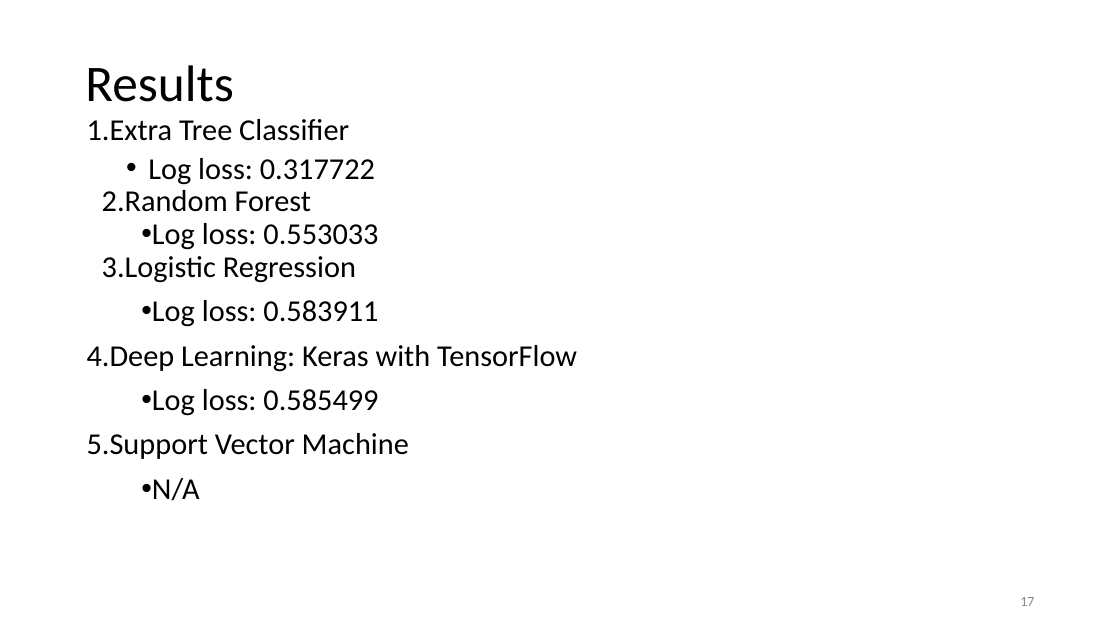
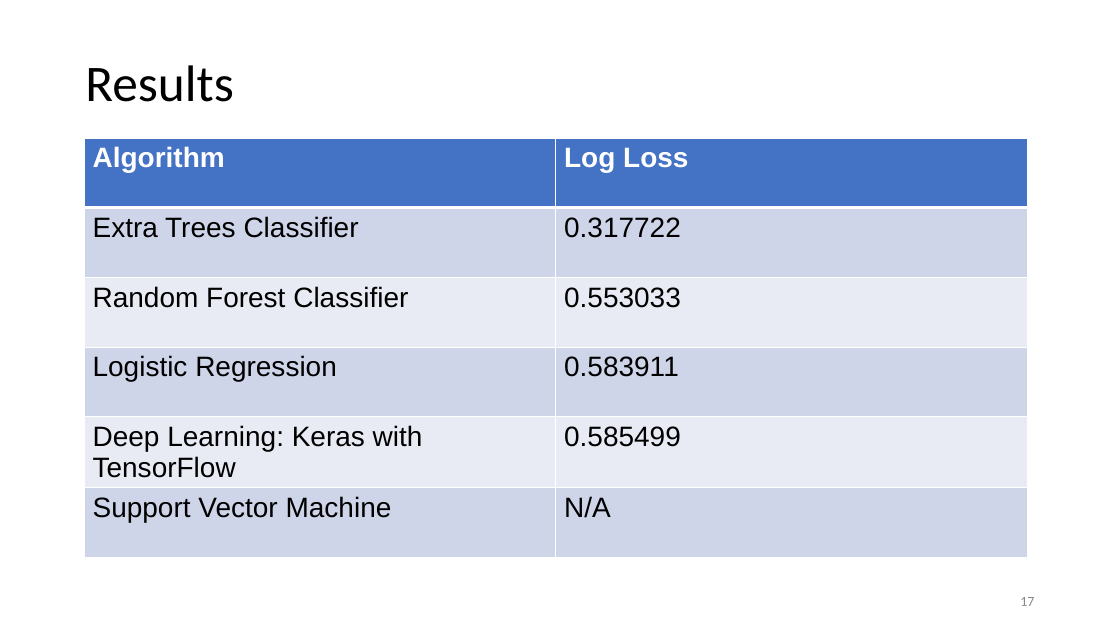
Before and after one commit to healykys/MarchMadnessProject, a slide deck: slide 17 of AIGroupPresentation.pptx. Drawn at 1120x630 pixels with LibreOffice and Linux fonts; fonts in the diff are those of the drawing. Boxes give left, top, right and bottom in pixels: in the first picture for what was removed or moved away, otherwise in the second. Text is boxed around its words. In the diff, an @@ line names an element or a change of style, - is before the commit and + after.

```diff
--- a/AIGroupPresentation.pptx
+++ b/AIGroupPresentation.pptx
@@ text removed at (87, 119, 577, 501) @@
-1. Extra Tree Classifier
-  • Log loss: 0.317722
-2. Random Forest
-  • Log loss: 0.553033
-3. Logistic Regression
-  • Log loss: 0.583911
-4. Deep Learning: Keras with TensorFlow
-  • Log loss: 0.585499
-5. Support Vector Machine
-  • N/A
@@ table added at (84, 139, 1027, 562), 6 rows, 2 columns @@
+Algorithm | Log Loss
+Extra Trees Classifier | 0.317722
+Random Forest Classifier | 0.553033
+Logistic Regression | 0.583911
+Deep Learning: Keras with TensorFlow | 0.585499
+Support Vector Machine | N/A
```
Also in this commit, not shown: 10 other slides changed, 1 slide added.
